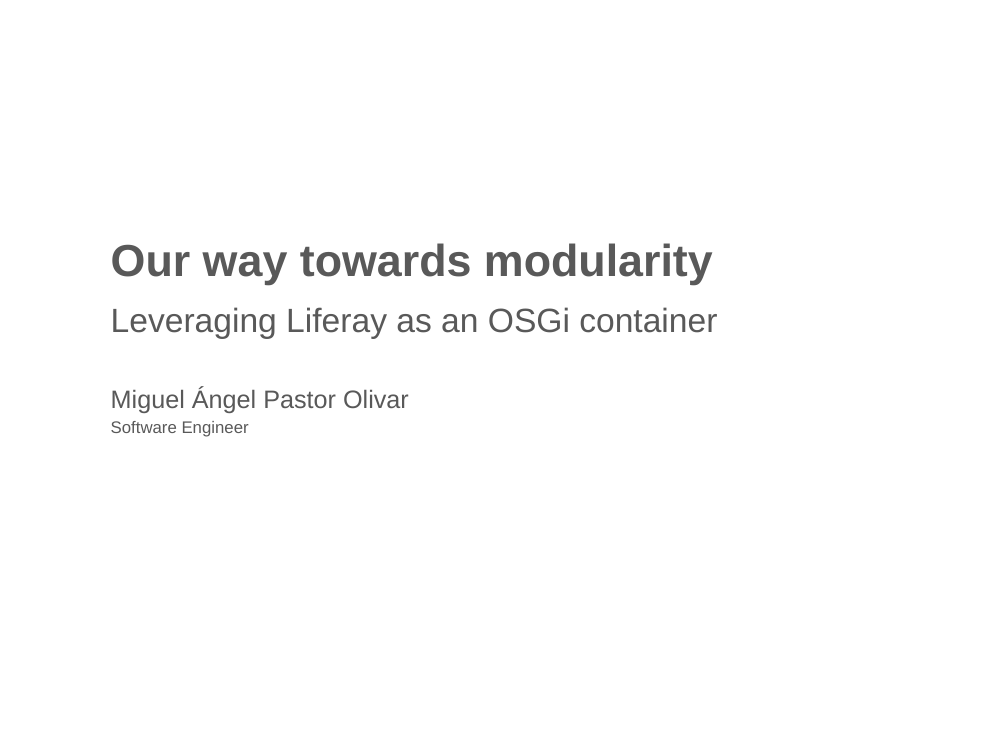
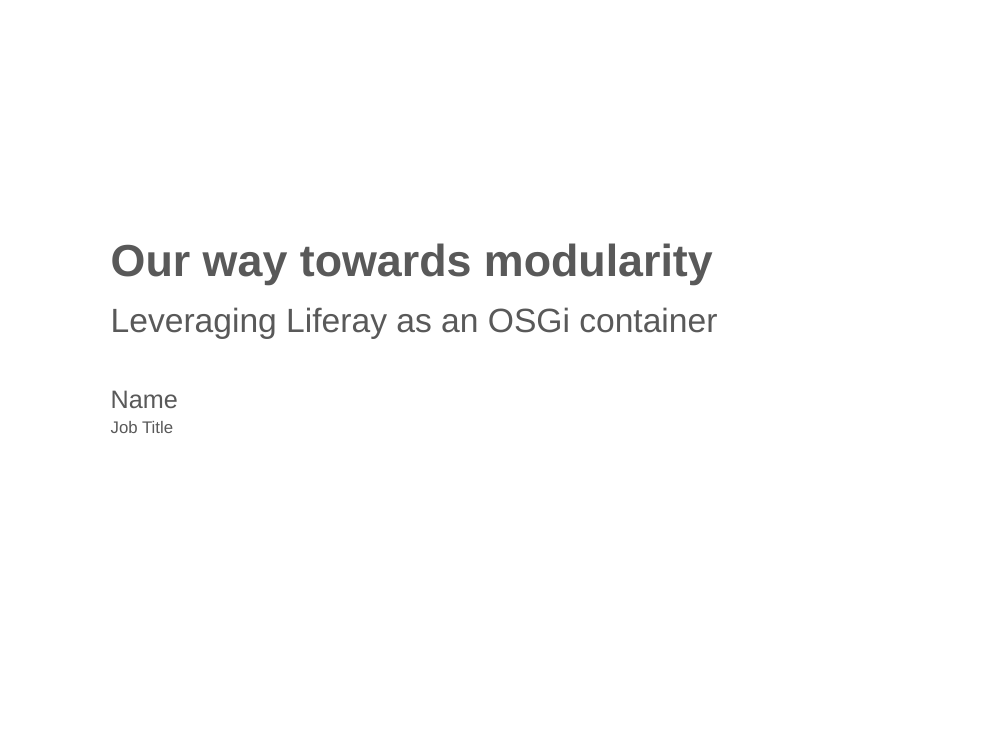
Before and after one commit to codyhoag/liferay-tech-talks, a slide deck: slide 1 of liferay-modularity-devcon2013/LiferayModularity-2013DEVCON.pptx. Drawn at 1008x756 pixels with LibreOffice and Linux fonts; fonts in the diff are those of the drawing; background and template pictures are left out. Boxes give left, top, right and bottom in pixels: in the first picture for what was removed or moved away, otherwise in the second. Text is boxed around its words. In the diff, an @@ line names an element or a change of style, - is before the commit and + after.

```diff
--- a/liferay-modularity-devcon2013/LiferayModularity-2013DEVCON.pptx
+++ b/liferay-modularity-devcon2013/LiferayModularity-2013DEVCON.pptx
@@ text at [111,390,178,408]: text changed @@
-Miguel Ángel Pastor Olivar
+Name
@@ text at [111,421,173,433]: text changed @@
-Software Engineer
+Job Title
```
Also in this commit, not shown: 1 other slide changed, 1 slide added.
